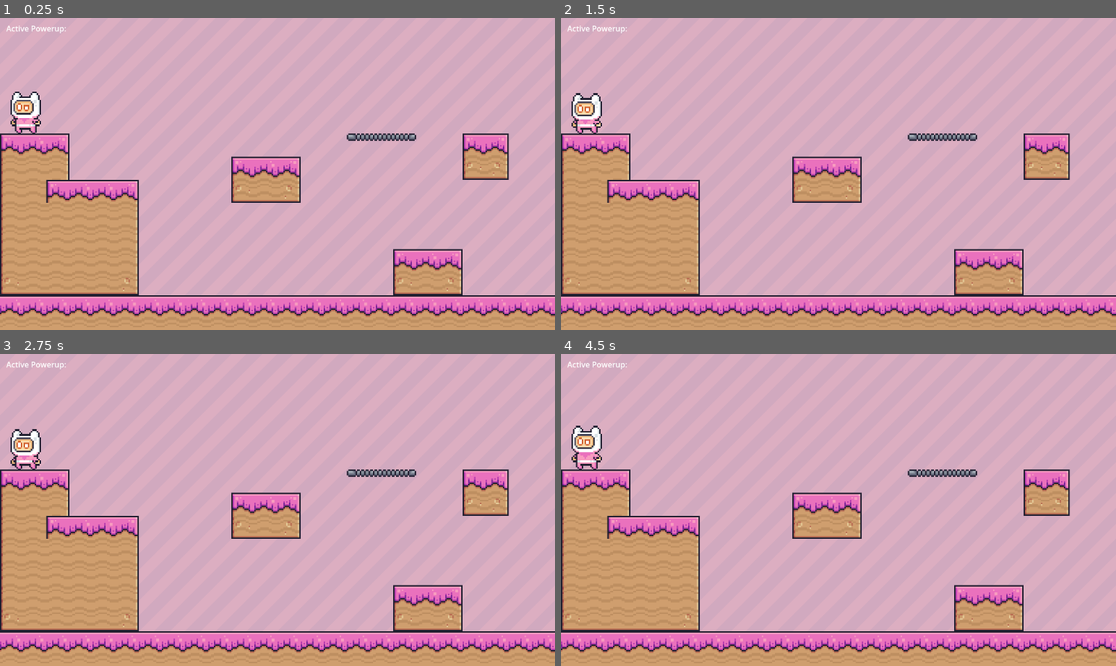
Above: before the commit, frames 1-4 (two rows, left to right).
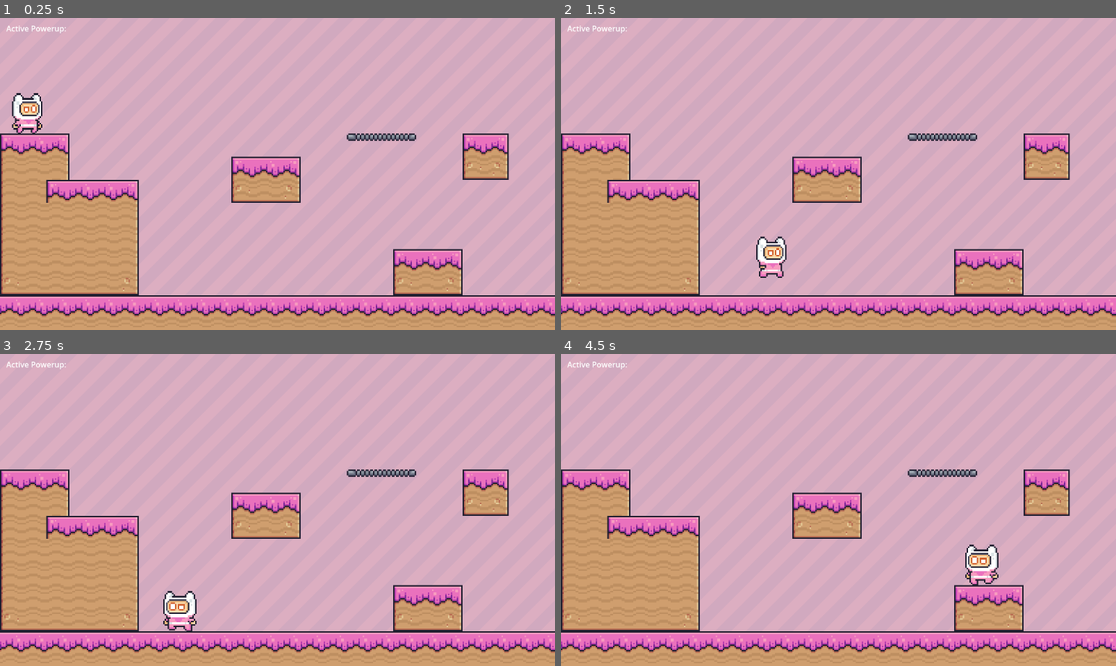
Above: after the commit, the same moments.

Repository: Simonfitz/jamscepticeye
Game: Godot game, scene res://scenes/main.tscn
The game is run twice, just before and just after one commit, with the same random seed, the same clock (stepped at 60 frames per second) and the same inputs.
Inputs:
- Up to frame 1 (0.25 s): no input
- Up to frame 2 (1.5 s): tap Enter (ui_accept) at 0.5 s; hold Right (right) from 0.53 s (still down); tap Space (jump) at 0.77 s
- Up to frame 3 (2.75 s): tap Space (jump) at 1.52 s; release Right (right) at 2.03 s; hold Left (left) from 2.03 s (still down)
- Up to frame 4 (4.5 s): release Left (left) at 2.78 s; hold Right (right) 2.78-4.28 s; tap Space (jump) at 3.02, 3.77 s; hold Left (left) from 4.28 s (still down)

The runs differ from the first frame. In frame 1, 0.5% of the frame differs, in the area x 1-8%, y 23-37%; in frame 2, 1.2%; in frame 3, 1.2%; in frame 4, 1.3%, in the area x 1-79%, y 22-75%.
Error before the commit: Parse Error: Expected statement, found "Indent" instead. (res://scenes/main_character.gd:66)

Commit message:
Cleanup after merge

Diff:
--- a/super-exciting-game-project/scenes/main_character.gd
+++ b/super-exciting-game-project/scenes/main_character.gd
@@ -18,15 +18,10 @@
 var debug_powerup_label = get_parent().get_node("DebugPowerupLabel")
 
 func _physics_process(delta: float) -> void:
-	#Animations
-	if (velocity.x > 1 || velocity.x < -1):
-		sprite_2d.animation = "running"
-	else:
-		sprite_2d.animation = "default"
+	var gravity_modifier = 1
 
 	# Add the gravity.
 	if not is_on_floor():
-		var gravity_modifier = 1
 		if get_active_power() == slow_fall:
 			gravity_modifier = 0.8
 		velocity += get_gravity() * delta
@@ -60,10 +55,17 @@
 	else:
 		velocity.x = move_toward(velocity.x, 0, 12)
 
+	#Animations
+	print(velocity.x)
+	if (velocity.x > 1 || velocity.x < -1):
+		sprite_2d.animation = "running"
+	else:
+		sprite_2d.animation = "default"
+
 	move_and_slide()
 	var isLeft = velocity.x < 0
 	sprite_2d.flip_h = isLeft
-		velocity.x = move_toward(velocity.x, 0, SPEED)
+	velocity.x = move_toward(velocity.x, 0, SPEED)
 
 	#TODO: Temp button to cycle through powerups, remove later
 	if Input.is_action_just_pressed("ui_page_up"):
